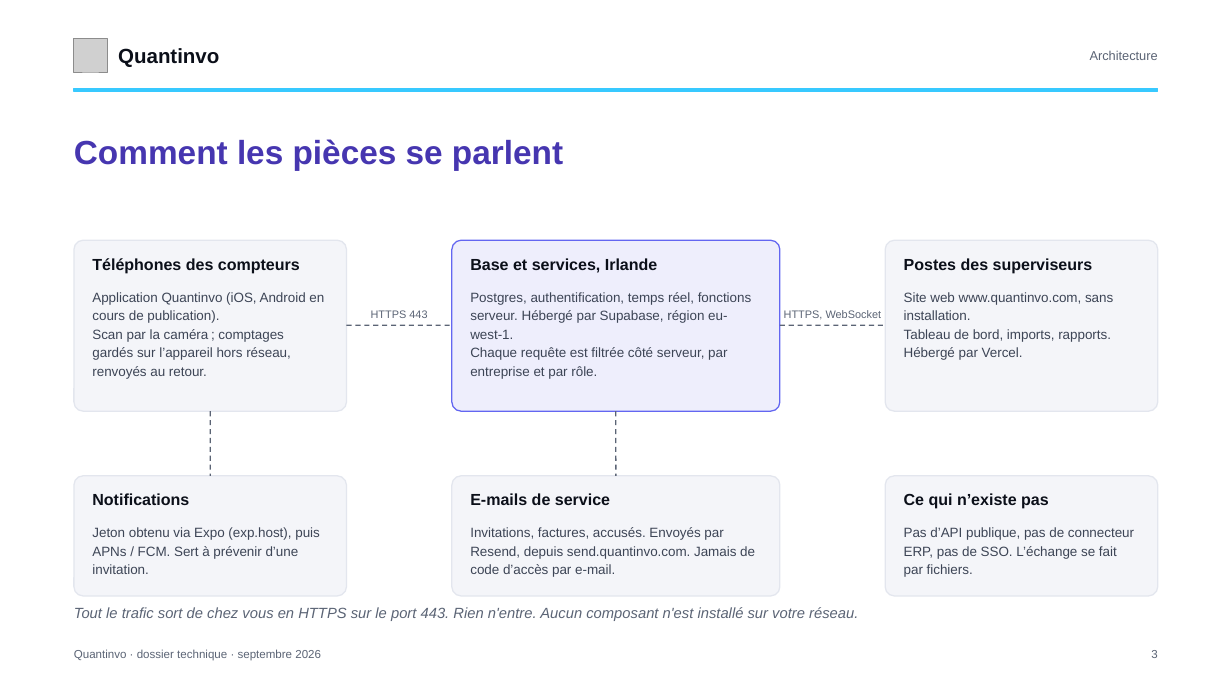
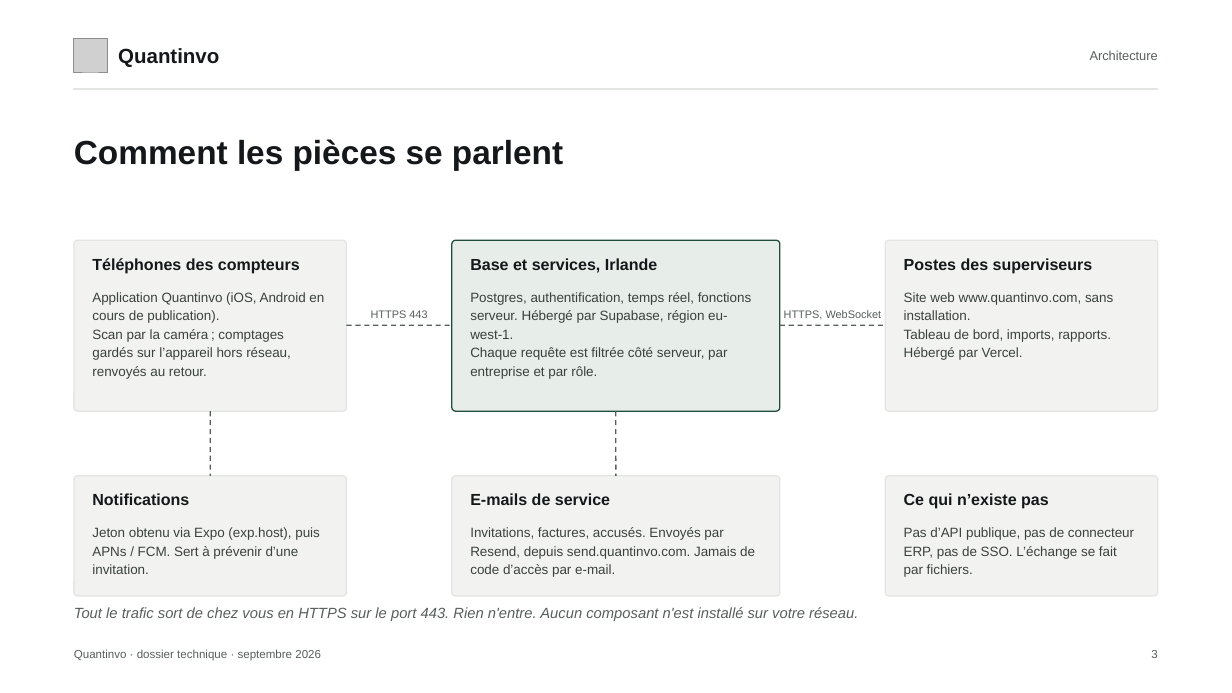
Before and after one commit to devkaylab/Inventaire, a slide deck: slide 3 of docs/entreprise/deck/Quantinvo-dossier-DSI.pptx. Drawn at 1232x693 pixels with LibreOffice and Linux fonts; fonts in the diff are those of the drawing; grey boxes stand for pictures. Boxes give left, top, right and bottom in pixels: in the first picture for what was removed or moved away, otherwise in the second. Text is boxed around its words. In the diff, an @@ line names an element or a change of style, - is before the commit and + after.

```diff
--- a/docs/entreprise/deck/Quantinvo-dossier-DSI.pptx
+++ b/docs/entreprise/deck/Quantinvo-dossier-DSI.pptx
@@ rectangle at (x1=74, y1=89, x2=1158, y2=90): fill #38C9FF to #E2E5E1; outline #38C9FF 1 pt to #E2E5E1 1 pt @@
@@ text "Comment les pièces se parlent" at (x1=74, y1=139, x2=563, y2=170): text colour #4636B0 to #14181A @@
@@ rounded rectangle at (x1=452, y1=240, x2=780, y2=411): fill #EEEEFC to #E7EDE9; outline #6366F1 1 pt to #1E4D3B 1 pt; proportions changed @@
@@ text "Base et services, Irlande" at (x1=470, y1=258, x2=657, y2=273): text colour #0B0F19 to #14181A @@
@@ line (347, 325) - (452, 325): stroke #5B6475 1 pt dashed to #575F5C 1 pt dashed @@
@@ line (780, 325) - (885, 325): stroke #5B6475 1 pt dashed to #575F5C 1 pt dashed @@
@@ line (210, 411) - (210, 476): stroke #5B6475 1 pt dashed to #575F5C 1 pt dashed @@
@@ line (616, 411) - (616, 476): stroke #5B6475 1 pt dashed to #575F5C 1 pt dashed @@
@@ fill #F4F5F9 to #F2F3F1; outline #E3E6EE 1 pt to #E2E5E1 1 pt; proportions changed in 5 elements at (x1=74, y1=240, x2=347, y2=411), (x1=885, y1=240, x2=1158, y2=411), (x1=74, y1=476, x2=347, y2=596), (x1=452, y1=476, x2=780, y2=596), (x1=885, y1=476, x2=1158, y2=596) @@
@@ text colour #3D4556 to #3A423F in 6 elements at (x1=92, y1=292, x2=324, y2=379), (x1=470, y1=292, x2=752, y2=379), (x1=904, y1=292, x2=1113, y2=360), (x1=92, y1=527, x2=320, y2=574), (x1=470, y1=527, x2=755, y2=577), (x1=904, y1=527, x2=1134, y2=577) @@
@@ text colour #5B6475 to #575F5C in 6 elements at (x1=1090, y1=51, x2=1158, y2=60), (x1=371, y1=310, x2=427, y2=318), (x1=784, y1=310, x2=882, y2=320), (x1=74, y1=607, x2=858, y2=621), (x1=74, y1=649, x2=321, y2=661), (x1=1151, y1=650, x2=1157, y2=658) @@
```
Also in this commit, not shown: 16 other slides changed, 19 other files.
